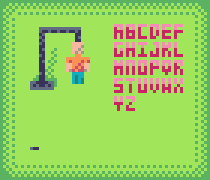
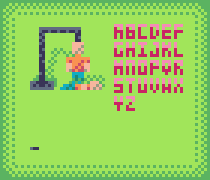
Revision of a layered 210x180 image; what changed, layer by layer:
showed "dead" over bbox(60, 75, 105, 90)
painted on "post" over bbox(57, 48, 75, 57)
